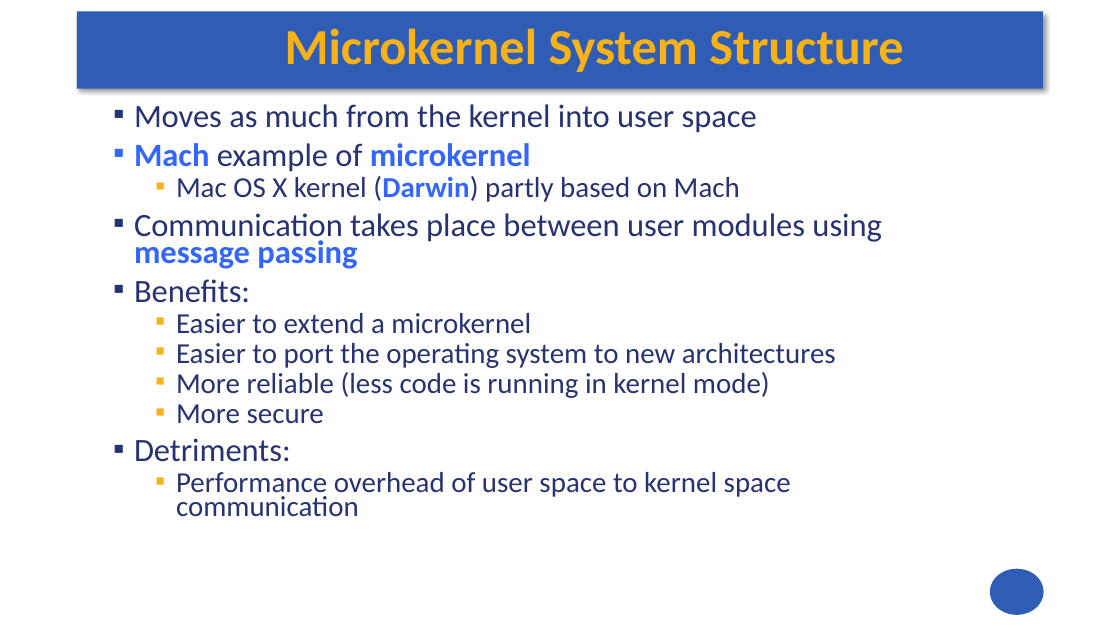
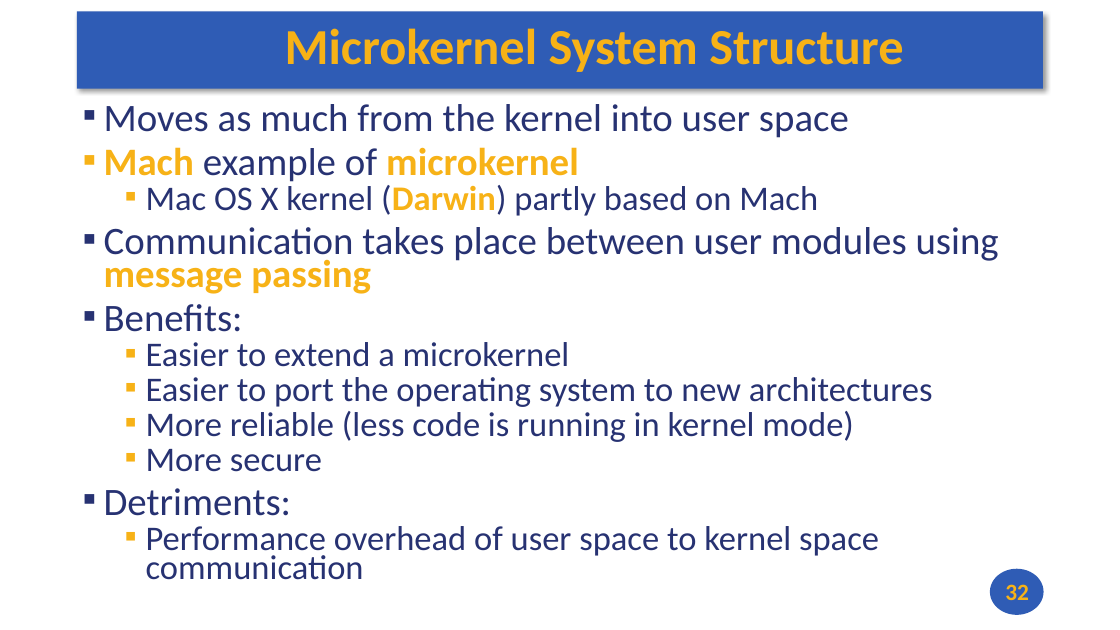
Before and after one commit to andrewt0301/hse-acos-course, a slide deck: slide 32 of docs/part2os/03_SystemCalls/OS_Lecture_03.pptx (slide 29 before the commit). Drawn at 1120x630 pixels with LibreOffice and Linux fonts; fonts in the diff are those of the drawing. Boxes give left, top, right and bottom in pixels: in the first picture for what was removed or moved away, otherwise in the second. Text is boxed around its words. In the diff, an @@ line names an element or a change of style, - is before the commit and + after.

```diff
--- a/docs/part2os/03_SystemCalls/OS_Lecture_03.pptx
+++ b/docs/part2os/03_SystemCalls/OS_Lecture_03.pptx
@@ text "Moves as much from the ...": place and size @@
-text "Moves as much from the ..." at <box>134,104,882,517</box>
+text "Moves as much from the ..." at <box>104,104,999,580</box>
@@ text "Moves as much from the ..." at <box>104,104,999,580</box>: size 27.9 to 33.3 pt in "Moves as much from the kernel into ...", "Mach example of microkernel", "Communication takes place between user modules using ...", "Benefits:" and 1 more places; text colour #3366FF to #F7B217 in "Mach microkernel", "(Darwin)", "message passing"; size 24.8 to 29.6 pt in "Mac OS X kernel (Darwin) partly based ...", "Easier to extend a microkernel", "Easier to port the operating system to ...", "More reliable (less code is running in ..." and 2 more places @@
@@ page number added at <box>1005,584,1029,600</box>, 20 pt, text #F7B217, bold @@
+32
```
Also in this commit, not shown: 10 other slides changed, 3 slides added, 1 other file.
